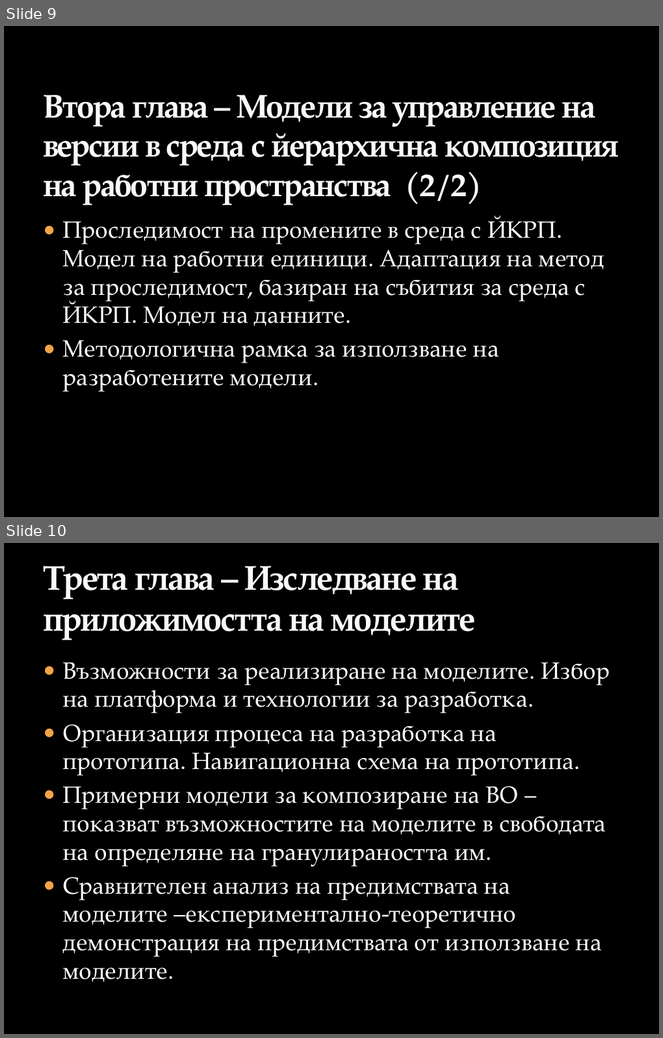
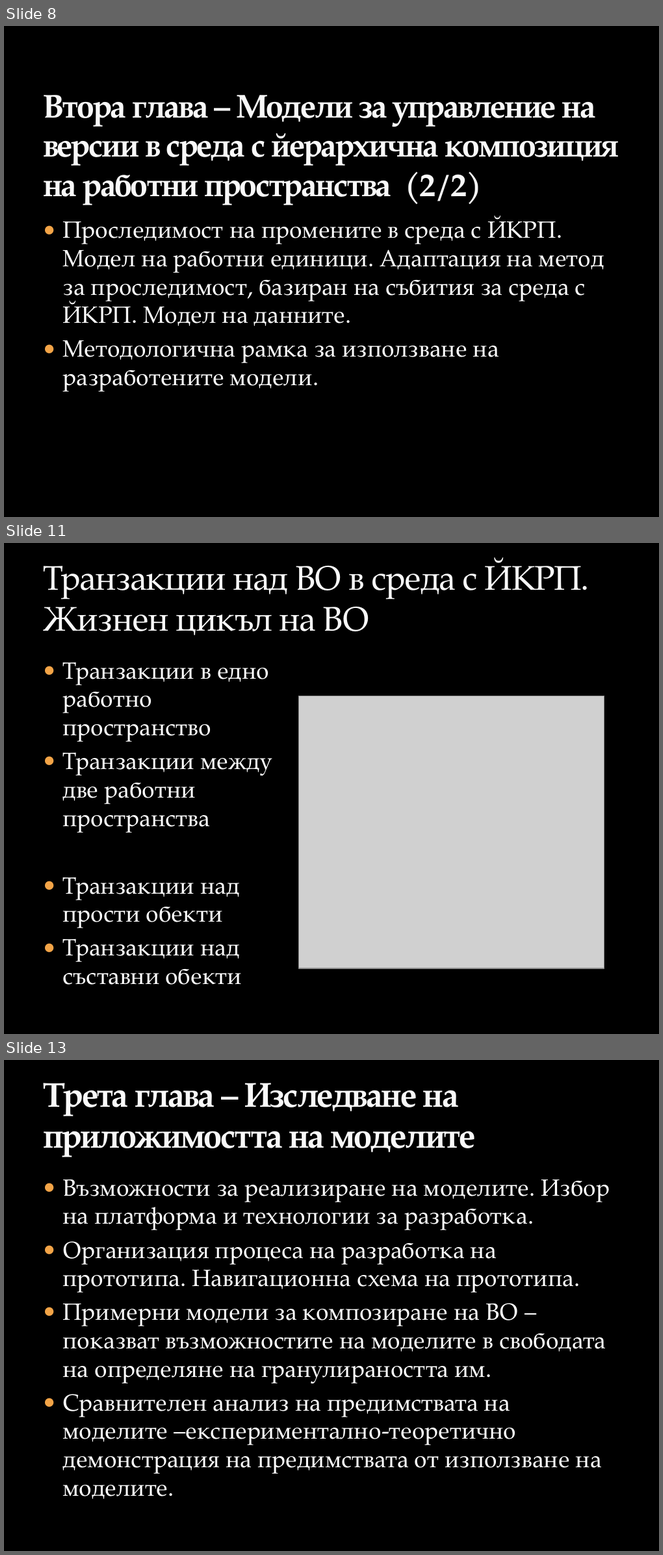
Before and after one commit to vjotov/versia, a slide deck: doc/Presentation.pptx. Shown one above the other, each under a label of ours: slides 9 and 10 before the commit, slides 8, 11 and 13 after it; the slides between them are not shown. The pictures are 663x1038 and 663x1555 pixels, drawn with LibreOffice and Linux fonts; fonts in the diff are those of the drawing; grey boxes stand for pictures; background and template pictures are left out. Boxes give left, top, right and bottom in pixels: in the first picture for what was removed or moved away, otherwise in the second. Text is boxed around its words. In the diff, an @@ line names an element or a change of style, - is before the commit and + after.

```diff
--- a/doc/Presentation.pptx
+++ b/doc/Presentation.pptx
@@ slide 11 added at [4,543,659,1034], background picture (left out) @@
@@ title added at [43,557,582,635], 37.8 pt, text #F9F9F9 @@
+Транзакции над ВО в среда с ЙКРП. Жизнен цикъл на ВО
@@ text added at [63,662,272,985], 26 pt, text #FFFFFF @@
+● Транзакции в едно работно пространство
+● Транзакции между две работни пространства
+● Транзакции над прости обекти
+● Транзакции над съставни обекти
@@ picture added at [299,696,605,969] @@
@@ what was slide 9 is now slide 8 @@
@@ what was slide 10 is now slide 13 @@
```
Also in this commit, not shown: 2 slides changed, 3 other slides added, 2 slides removed.
